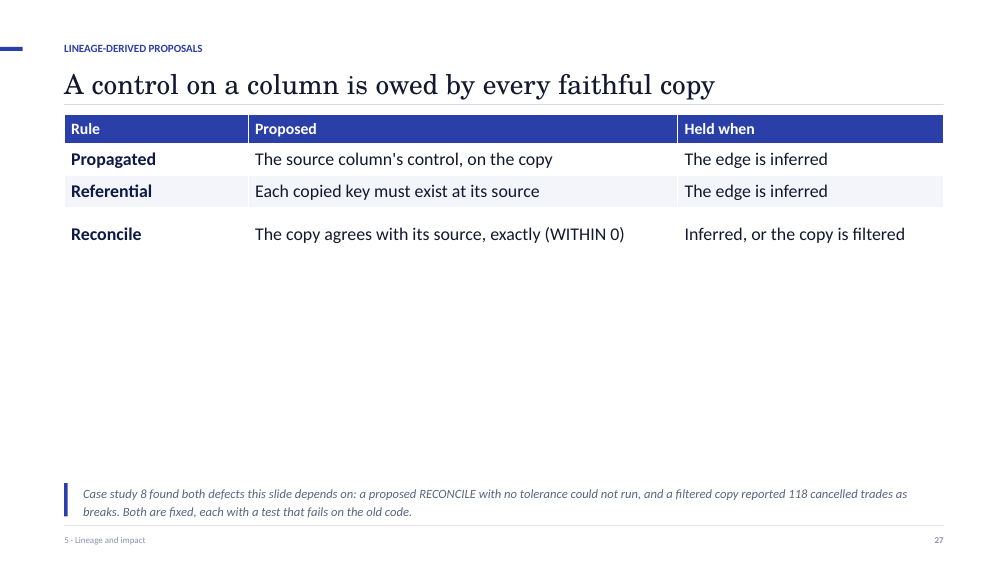
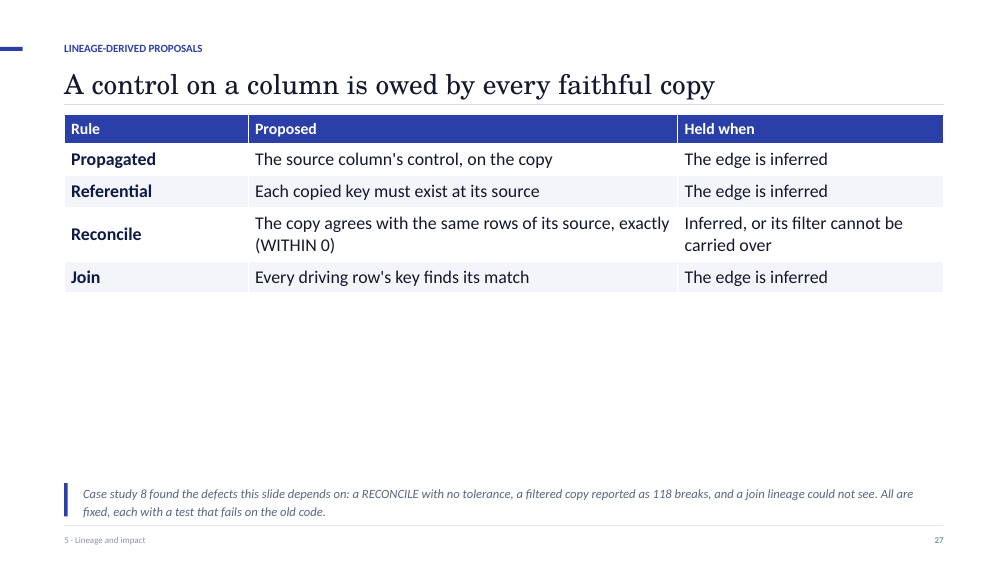
Before and after one commit to ajsinha/prama, a slide deck: slide 27 of docs/deck/Prama-Evidence-First-Data-Quality.pptx. Drawn at 1008x567 pixels with LibreOffice and Linux fonts; fonts in the diff are those of the drawing. Boxes give left, top, right and bottom in pixels: in the first picture for what was removed or moved away, otherwise in the second. Text is boxed around its words. In the diff, an @@ line names an element or a change of style, - is before the commit and + after.

Commit message:
Lineage sees joins, and RECONCILE filters each side
Case study 8 lost 605,000,000 of notional at an FX join that value lineage
could not see. Now:

- The SQL reader records each equality in an inner or left join's ON clause
  as join_key edges into the view's rows (dataset.*), read through a CTE to
  its real table. Filter edges carry their condition when it is over one
  table.
- The blast radius treats dataset.* as the dataset's rows: a change in which
  rows exist reaches every column computed over them, and the path says so.
- Lineage proposes CHECK driving.key REFERENCES looked_up.key for every join
  (lineage_join). In case study 8 it fails on 3 of 1,882 staged trades, where
  the defect happens.
- RECONCILE a [WHERE p] AGAINST b [WHERE q]: each side filters its own rows;
  a trailing WHERE is still refused. Unfiltered plans keep their ids. A
  filtered copy's reconciliation now carries the filter to its source, and is
  held only when the condition cannot be carried over.

Also fixed: sqlglot 30 keeps WITH under "with_", so no CTE was ever found and
a CTE's name was taken for a table.

The case study, its README, the paper (register now 47/12/5/8 of 72, 40
pages), its article, the Medium article and diagram, the deck and the rule
language spec are updated. New tests fail on the old code.

```diff
--- a/docs/deck/Prama-Evidence-First-Data-Quality.pptx
+++ b/docs/deck/Prama-Evidence-First-Data-Quality.pptx
@@ table at box(64, 115, 944, 293) @@
-row 4: Reconcile | The copy agrees with its source, exactly (WITHIN 0) | Inferred, or the copy is filtered
+row 4: Reconcile | The copy agrees with the same rows of its source, exactly (WITHIN 0) | Inferred, or its filter cannot be carried over
+row 5: Join | Every driving row's key finds its match | The edge is inferred
@@ text at box(83, 489, 914, 518): text changed @@
-Case study 8 found both defects this slide depends on: a proposed RECONCILE with no tolerance could not run, and a filtered copy reported 118 cancelled trades as breaks. Both are fixed, each with a test that fails on the old code.
+Case study 8 found the defects this slide depends on: a RECONCILE with no tolerance, a filtered copy reported as 118 breaks, and a join lineage could not see. All are fixed, each with a test that fails on the old code.
```
Also in this commit, not shown: 4 other slides changed, 26 other files.
